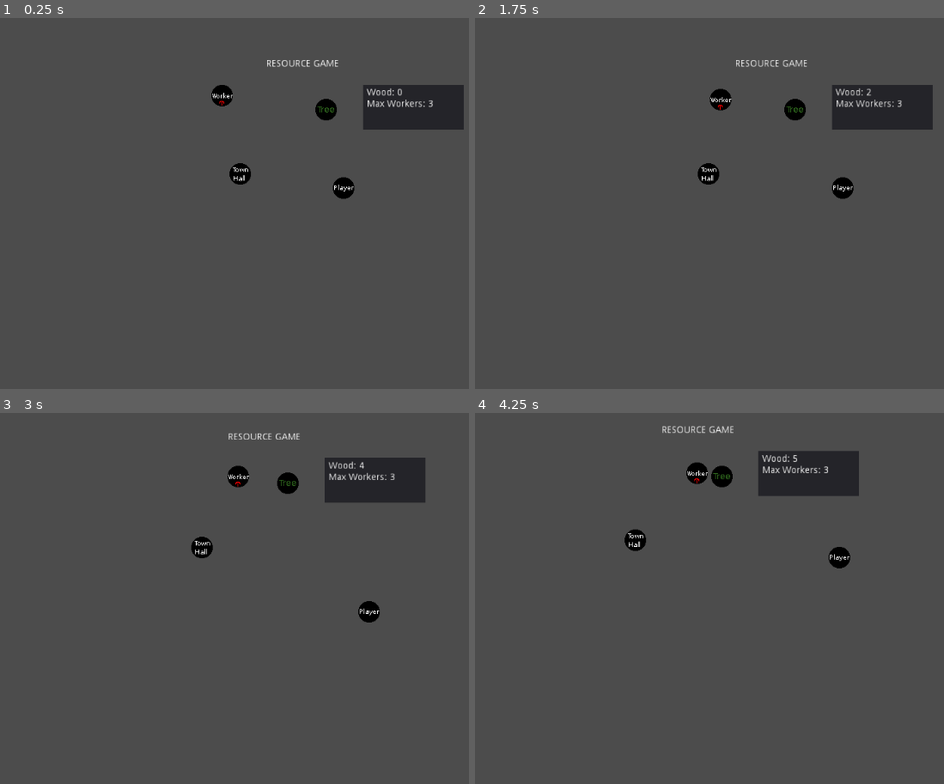
Above: before the commit, frames 1-4 (two rows, left to right).
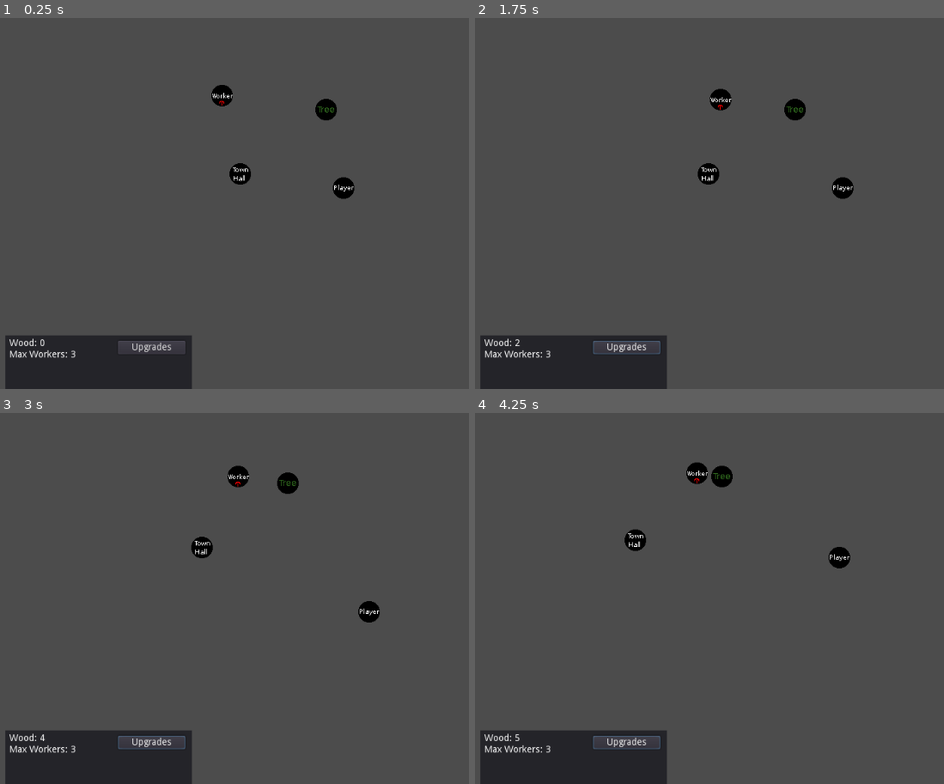
Above: after the commit, the same moments.

Repository: Valks-Games/ResourceGame
Game: Godot game, scene res://Scenes/Main.tscn
Two runs of this game, one before a commit and one after it. Both use one fixed random seed, a clock stepped at 60 frames per second and the inputs below.
Inputs (mouse positions are in pixels of both pictures, inside the frame that each line leads up to):
- Up to frame 1 (0.25 s): no input
- Up to frame 2 (1.75 s): click (625, 348) at 0.5 s, where only the run after the commit has a clickable "Upgrades"; move the mouse to (outside the picture) at 1.27 s; hold D (right) from 1.28 s (still down); click (outside the picture) at 1.42 s
- Up to frame 3 (3 s): move the mouse to (206, 602) at 2.02 s; release D (right) at 2.03 s; hold S (down) 2.03-2.78 s; click (206, 602) at 2.17 s; move the mouse to (412, 494) at 2.77 s; hold D (right) from 2.78 s (still down); click (412, 494) at 2.92 s
- Up to frame 4 (4.25 s): move the mouse to (784, 661) at 3.52 s; release D (right) at 3.53 s; hold W (up) from 3.53 s (still down); click (784, 661) at 3.67 s

The runs differ from the first frame. In frame 1, 7.9% of the frame differs, in the area x 1-99%, y 11-100%; in frame 2, 7.9%; in frame 3, 7.9%; in frame 4, 8.0%, in the area x 1-82%, y 3-100%.
Error after the commit: Invalid call. Nonexistent function 'has_point' in base 'Nil'. (res://Scripts/Selector.gd:29)

Commit message:
selection

Diff:
--- a/Scenes/Main.tscn
+++ b/Scenes/Main.tscn
@@ -1,67 +1,67 @@
-[gd_scene load_steps=8 format=2]
+[gd_scene load_steps=11 format=2]
 
 [ext_resource path="res://Scripts/Utils.gd" type="Script" id=1]
-[ext_resource path="res://Scenes/Worker.tscn" type="PackedScene" id=2]
-[ext_resource path="res://Scenes/Tree.tscn" type="PackedScene" id=3]
-[ext_resource path="res://Scenes/Townhall.tscn" type="PackedScene" id=4]
-[ext_resource path="res://Scripts/Townhall.gd" type="Script" id=5]
-[ext_resource path="res://Scenes/Player.tscn" type="PackedScene" id=6]
-[ext_resource path="res://Scripts/Label.gd" type="Script" id=7]
+[ext_resource path="res://Scripts/Selector.gd" type="Script" id=2]
+[ext_resource path="res://Scripts/Rectangle.gd" type="Script" id=3]
+[ext_resource path="res://Scripts/Circle.gd" type="Script" id=4]
+[ext_resource path="res://Scenes/Worker.tscn" type="PackedScene" id=5]
+[ext_resource path="res://Scenes/Tree.tscn" type="PackedScene" id=6]
+[ext_resource path="res://Scenes/Townhall.tscn" type="PackedScene" id=7]
+[ext_resource path="res://Scripts/Townhall.gd" type="Script" id=8]
+[ext_resource path="res://Scenes/Player.tscn" type="PackedScene" id=9]
+[ext_resource path="res://Scripts/Label.gd" type="Script" id=10]
 
-[node name="Main" type="Node"]
+[node name="Main" type="Node" index="0"]
 
 [node name="Utils" type="Node" parent="." index="0"]
 
 script = ExtResource( 1 )
 
-[node name="Worker" parent="." index="1" groups=[
+[node name="Selector" type="Node2D" parent="." index="1"]
+
+script = ExtResource( 2 )
+
+[node name="Rectangle" type="Node2D" parent="Selector" index="0"]
+
+script = ExtResource( 3 )
+
+[node name="Circle" type="Node2D" parent="Selector" index="1"]
+
+script = ExtResource( 4 )
+
+[node name="Worker" parent="." index="2" groups=[
 "Workers",
-] instance=ExtResource( 2 )]
+] instance=ExtResource( 5 )]
 
-[node name="Tree" parent="." index="2" instance=ExtResource( 3 )]
+[node name="Tree" parent="." index="3" instance=ExtResource( 6 )]
 
 position = Vector2( 213.547, 84.6649 )
 
-[node name="Townhall" parent="." index="3" instance=ExtResource( 4 )]
+[node name="Townhall" parent="." index="4" instance=ExtResource( 7 )]
 
 position = Vector2( 84.8069, 180.072 )
-script = ExtResource( 5 )
+script = ExtResource( 8 )
 
-[node name="Player" parent="." index="4" instance=ExtResource( 6 )]
+[node name="Player" parent="." index="5" instance=ExtResource( 9 )]
 
-[node name="Title" type="Label" parent="." index="5"]
+[node name="CanvasLayer" type="CanvasLayer" parent="." index="6"]
+
+layer = 1
+offset = Vector2( 0, 0 )
+rotation = 0.0
+scale = Vector2( 1, 1 )
+transform = Transform2D( 1, 0, 0, 1, 0, 0 )
+
+[node name="Panel" type="Panel" parent="CanvasLayer" index="0"]
 
 anchor_left = 0.0
 anchor_top = 0.0
 anchor_right = 0.0
 anchor_bottom = 0.0
-margin_left = 124.0
-margin_top = 9.0
-margin_right = 232.0
-margin_bottom = 24.0
-rect_pivot_offset = Vector2( 0, 0 )
-rect_clip_content = false
-mouse_filter = 2
-mouse_default_cursor_shape = 0
-size_flags_horizontal = 1
-size_flags_vertical = 4
-text = "Resource Game"
-align = 1
-uppercase = true
-percent_visible = 1.0
-lines_skipped = 0
-max_lines_visible = -1
-
-[node name="Panel" type="Panel" parent="." index="6"]
-
-anchor_left = 0.0
-anchor_top = 0.0
-anchor_right = 0.0
-anchor_bottom = 0.0
-margin_left = 268.0
-margin_top = 47.0
-margin_right = 418.0
-margin_bottom = 114.0
+margin_left = 8.0
+margin_top = 520.0
+margin_right = 286.0
+margin_bottom = 681.0
 rect_pivot_offset = Vector2( 0, 0 )
 rect_clip_content = false
 mouse_filter = 0
@@ -69,7 +69,7 @@
 size_flags_horizontal = 1
 size_flags_vertical = 1
 
-[node name="Label" type="Label" parent="Panel" index="0"]
+[node name="Label" type="Label" parent="CanvasLayer/Panel" index="0"]
 
 anchor_left = 0.0
 anchor_top = 0.0
@@ -89,4 +89,52 @@
 percent_visible = 1.0
 lines_skipped = 0
 max_lines_visible = -1
-script = ExtResource( 7 )
+script = ExtResource( 10 )
+
+[node name="Button" type="Button" parent="CanvasLayer/Panel" index="1"]
+
+anchor_left = 0.0
+anchor_top = 0.0
+anchor_right = 0.0
+anchor_bottom = 0.0
+margin_left = 168.0
+margin_top = 8.0
+margin_right = 268.0
+margin_bottom = 28.0
+rect_pivot_offset = Vector2( 0, 0 )
+rect_clip_content = false
+focus_mode = 2
+mouse_filter = 0
+mouse_default_cursor_shape = 0
+size_flags_horizontal = 1
+size_flags_vertical = 1
+toggle_mode = false
+enabled_focus_mode = 2
+shortcut = null
+group = null
+text = "Upgrades"
+flat = false
+align = 1
+
+[node name="Title" type="Label" parent="CanvasLayer/Panel" index="2"]
+
+anchor_left = 0.0
+anchor_top = 0.0
+anchor_right = 0.0
+anchor_bottom = 0.0
+margin_left = 158.0
+margin_top = 141.0
+margin_right = 266.0
+margin_bottom = 155.0
+rect_pivot_offset = Vector2( 0, 0 )
+rect_clip_content = false
+mouse_filter = 2
+mouse_default_cursor_shape = 0
+size_flags_horizontal = 1
+size_flags_vertical = 4
+text = "Resource Game"
+align = 1
+uppercase = true
+percent_visible = 1.0
+lines_skipped = 0
+max_lines_visible = -1
--- a/Scenes/Player.tscn
+++ b/Scenes/Player.tscn
@@ -8,7 +8,7 @@
 custom_solver_bias = 0.0
 radius = 10.0
 
-[node name="Player" type="Area2D" index="0"]
+[node name="Player" type="Area2D"]
 
 position = Vector2( 239.195, 201.212 )
 input_pickable = true
@@ -54,3 +54,4 @@
 editor_draw_screen = true
 editor_draw_limits = false
 editor_draw_drag_margin = false
+_sections_unfolded = [ "Editor" ]
--- /dev/null
+++ b/Scripts/Circle.gd
@@ -0,0 +1,13 @@
+extends Node2D
+
+onready var drawing = false
+onready var workers = Array()
+
+func refresh():
+	update()
+
+func _draw():
+	for worker in workers:
+		var width = worker.get_node("WorkerSprite").texture.get_width()
+		draw_circle(worker.position, width / 2 + width / 8, Color(0, 1, 0, 0.5))
+	workers = Array()
--- a/Scripts/Label.gd
+++ b/Scripts/Label.gd
@@ -1,6 +1,6 @@
 extends Label
 
-onready var townhall = get_node("../../Townhall")
+onready var townhall = get_node("../../../Townhall")
 onready var message = Array()
 onready var final_message = ""
 
--- /dev/null
+++ b/Scripts/Rectangle.gd
@@ -0,0 +1,19 @@
+extends Node2D
+
+onready var x1
+onready var y1
+onready var x2
+onready var y2
+onready var drawing = false
+onready var rect
+
+func refresh():
+	update()
+
+func _draw():
+	if drawing:
+		var color = Color(0.1, 0.9, 0.1, 0.2)
+		rect = Rect2(Vector2(x1, y1), Vector2(x2 - x1, y2 - y1))
+		draw_rect(rect, color, true)
+		color.a = 0.6
+		draw_rect(rect, color, false)
--- /dev/null
+++ b/Scripts/Selector.gd
@@ -0,0 +1,30 @@
+extends Node2D
+
+onready var rect = get_node("Rectangle")
+onready var circle = get_node("Circle")
+
+func _input(event):
+	if event is InputEventMouseButton:
+		# Start rectangle
+		if event.button_index == BUTTON_LEFT:
+			if event.is_pressed(): #pressed
+				rect.x1 = get_global_mouse_position().x
+				rect.y1 = get_global_mouse_position().y
+				rect.x2 = rect.x1
+				rect.y2 = rect.y1
+				rect.drawing = true
+				circle.drawing = true
+			else: #released
+				rect.drawing = false
+	elif event is InputEventMouseMotion:
+		rect.x2 = get_global_mouse_position().x
+		rect.y2 = get_global_mouse_position().y
+		rect.refresh()
+
+func _process(delta):
+	circle.refresh()
+	if rect.drawing and circle.drawing:
+		var workers = get_tree().get_nodes_in_group("Workers")
+		for worker in workers:
+			if rect.rect.has_point(worker.position):
+				circle.workers.push_front(worker)
--- a/Scripts/Townhall.gd
+++ b/Scripts/Townhall.gd
@@ -3,7 +3,7 @@
 onready var wood = 0
 onready var max_workers = 3
 
-onready var label = get_parent().get_node("Panel/Label")
+onready var label = get_parent().get_node("CanvasLayer/Panel/Label")
 
 func addWood(amount):
 	wood += amount
--- a/Scripts/Worker.gd
+++ b/Scripts/Worker.gd
@@ -24,6 +24,12 @@
 
 onready var worker = load("res://Scenes/Worker.tscn")
 onready var workerSprite = get_node("WorkerSprite")
+
+#woodcutter
+#farmer
+#scholar
+#hunter
+#miner
 
 func _ready():
 	add_to_group("Workers")
